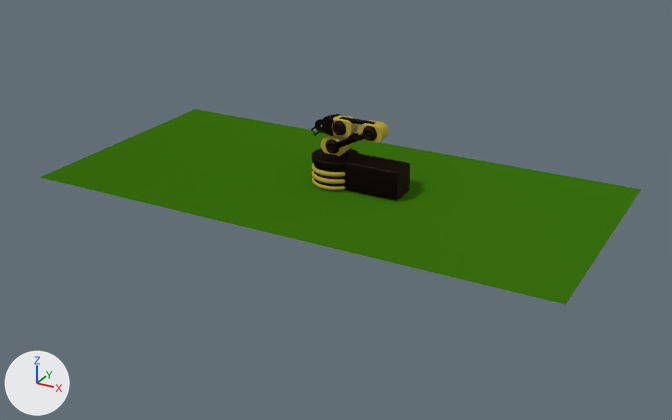
The Blender file arm.blend as it was, and as the next commit left it.
Both versions are drawn from a camera (50 mm lens) standing at (28.4, -51.5, 23.8) and looking at (0.9, -1.6, -1.2). Every picture has the same lights, and +X, +Y and +Z are marked at lower left.
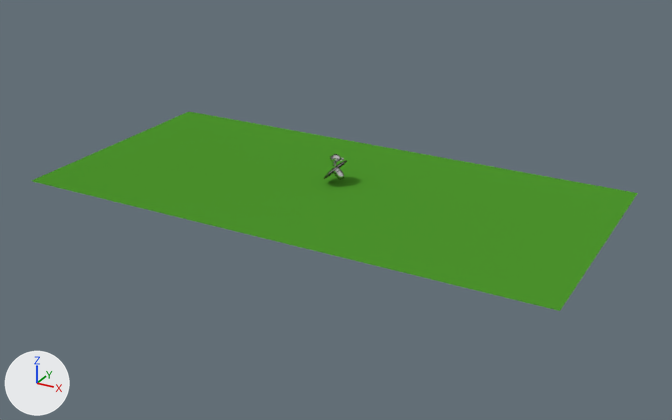
Commit message: Adding some shiny screws.

Edits to the bpy script that builds the scene:
```text
Add mat_greeb:
    mat_greeb = diffuse_material('greeb')
    mat_greeb.base_color = (0.0749, 0.301, 0.0266)  # green #4d952d
    mat_greeb.roughness = 0.399
Add mat_brushed_chrome:
    mat_brushed_chrome = bpy.data.materials.new('Brushed_chrome')
    # nodes: BsdfAnisotropic, LayerWeight, OutputMaterial, ValToRGB
    # colours: white #ffffff, black #000000
Change me_plane:
    where me_plane.from_pydata(...)  # 4 vertices, 1 face; spans x -1.0..1.0, y -1.0..1.0, z 0.0
    remove me_plane.materials.append(mat_material)  # dark green #386f0d
    add me_plane.materials.append(mat_greeb)  # green #4d952d
Add me_circle_009:
    me_circle_009.from_pydata(...)  # 705 vertices, 654 faces; spans x -1.0..1.0, y -1.0..1.0, z -0.76..0.16
    me_circle_009.polygons.foreach_set('use_smooth', [True] * 654)
    me_circle_009.materials.append(mat_brushed_chrome)
Add me_suzanne:
    me_suzanne.from_pydata(...)  # 507 vertices, 500 faces; spans x -1.37..1.37, y -0.85..0.85, z -0.98..0.98
    me_suzanne.polygons.foreach_set('use_smooth', [True] * 500)
    me_suzanne.materials.append(mat_brushed_chrome)
Change ob_cube:
    add ob_cube.hide_set(True)  # its collection is switched off
Change ob_cylinder_002:
    add ob_cylinder_002.hide_set(True)  # its collection is switched off
Change ob_sphere_000:
    add ob_sphere_000.hide_set(True)  # its collection is switched off
Change ob_cylinder_000:
    add ob_cylinder_000.hide_set(True)  # its collection is switched off
Change ob_sphere_001:
    add ob_sphere_001.hide_set(True)  # its collection is switched off
Change ob_sphere_002:
    add ob_sphere_002.hide_set(True)  # its collection is switched off
Change ob_plane:
    ob_plane.location: (0.0, 0.0, 0.0) -> (-0.07, -0.76, -0.01)
Change ob_circle_001:
    add ob_circle_001.hide_set(True)  # its collection is switched off
Change ob_circle:
    add ob_circle.hide_set(True)  # its collection is switched off
Change ob_circle_002:
    add ob_circle_002.hide_set(True)  # its collection is switched off
Add ob_circle_006:
    ob_circle_006 = bpy.data.objects.new('Circle.006', me_circle_009)
    ob_circle_006.location = (0.0, 0.0, 0.98)
    ob_circle_006.rotation_euler = (0.0, -0.785, 0.0)  # degrees (0, -45, 0)
    _m = ob_circle_006.modifiers.new('Subsurf', 'SUBSURF')
    _m.levels = 2
Add ob_suzanne:
    ob_suzanne = bpy.data.objects.new('Suzanne', me_suzanne)
    ob_suzanne.location = (0.0, 0.0, 1.7)
    ob_suzanne.scale = (0.388, 0.388, 0.388)
    _m = ob_suzanne.modifiers.new('Subsurf', 'SUBSURF')
    _m.levels = 2
```

Changed parts and their boxes [x1, y1, x2, y2] in the pictures (672 x 420 px):
'Plane', recoloured, moved: before [40, 109, 641, 305]; after [32, 112, 638, 311]
'Cube', hidden: before [312, 148, 410, 200]
'Cylinder.000', hidden (yellow): before [332, 115, 389, 143]
'Sphere.000', hidden: before [326, 126, 377, 154]
'Cylinder.002', hidden: before [321, 135, 351, 156]
'Circle.006', added: after [324, 160, 347, 180]
'Sphere.002', hidden: before [333, 121, 346, 135]
'Circle.002', hidden: before [310, 119, 328, 136]
'Sphere.001', hidden: before [339, 117, 376, 137]
'Circle', hidden: before [320, 118, 333, 136]
'Suzanne', added: after [330, 154, 344, 166]
'Circle.001', hidden: before [323, 114, 341, 119]
